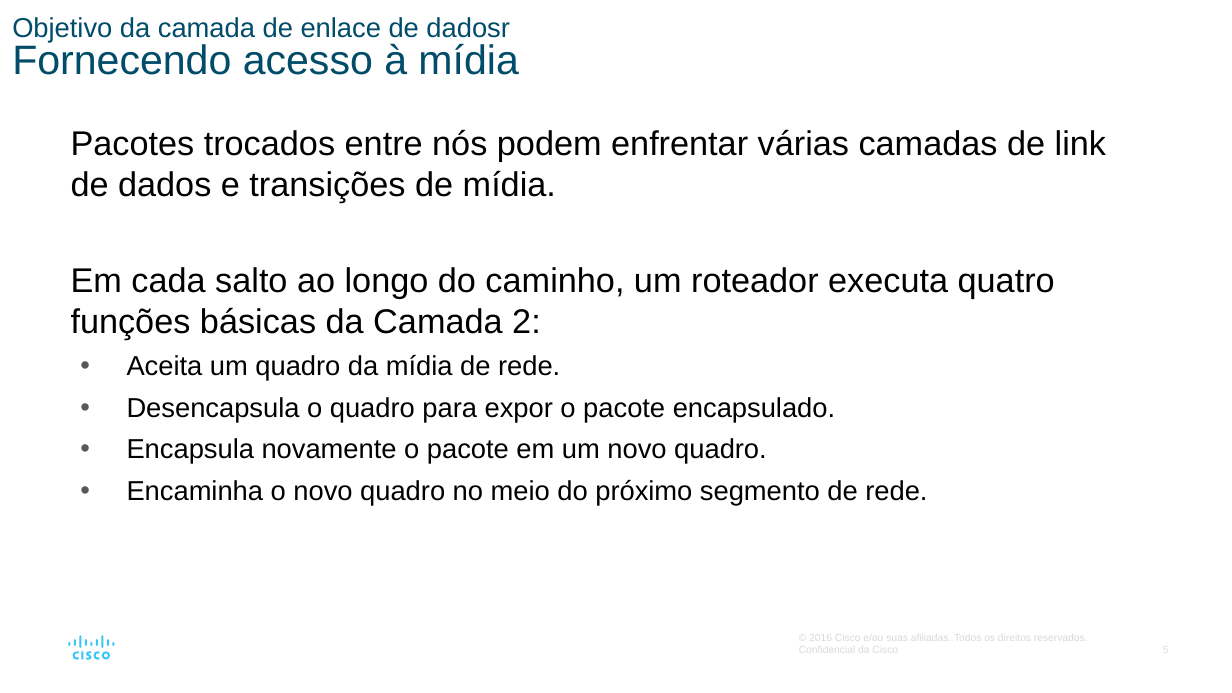
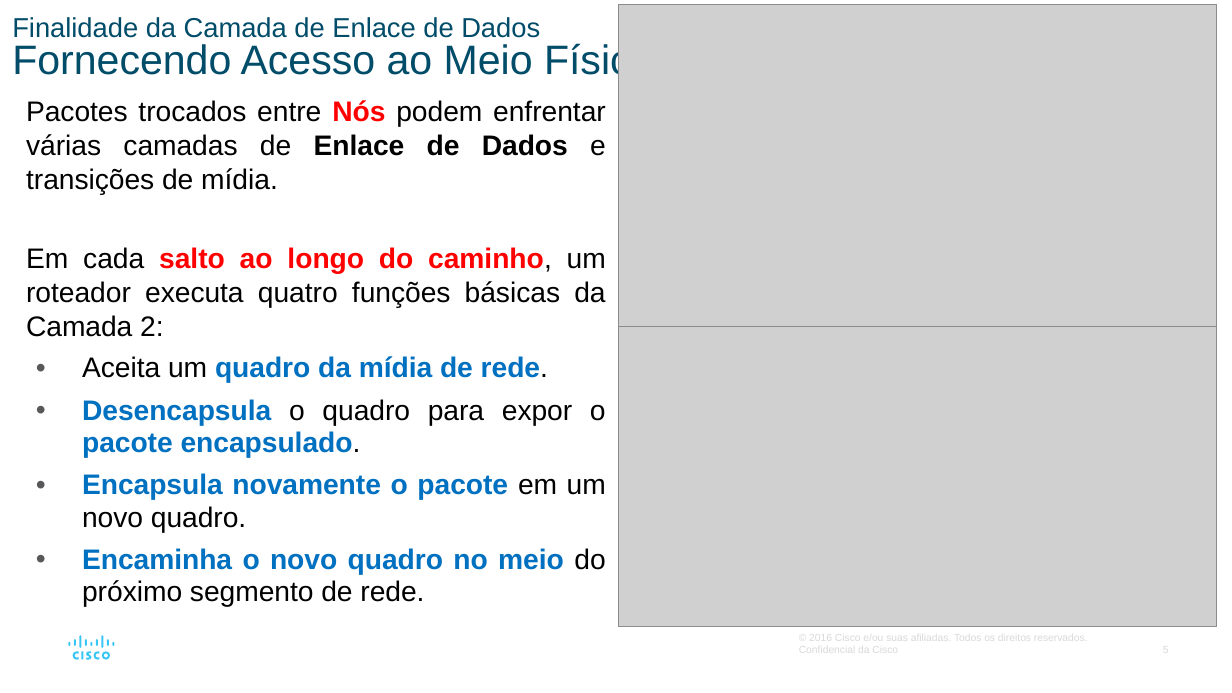
Before and after one commit to vaamonde/netacad, a slide deck: slide 5 of 02-CCNA-200-301-v7/01-CCNA-IntroducaoAsRedes-v7.02/01-Modulo01-PPTS/Modulo06-CamadaDeEnlace.pptx. Drawn at 1232x693 pixels with LibreOffice and Linux fonts; fonts in the diff are those of the drawing; grey boxes stand for pictures. Boxes give left, top, right and bottom in pixels: in the first picture for what was removed or moved away, otherwise in the second. Text is boxed around its words. In the diff, an @@ line names an element or a change of style, - is before the commit and + after.

```diff
--- a/02-CCNA-200-301-v7/01-CCNA-IntroducaoAsRedes-v7.02/01-Modulo01-PPTS/Modulo06-CamadaDeEnlace.pptx
+++ b/02-CCNA-200-301-v7/01-CCNA-IntroducaoAsRedes-v7.02/01-Modulo01-PPTS/Modulo06-CamadaDeEnlace.pptx
@@ title at bbox=[12, 17, 653, 82]: text changed @@
-Objetivo da camada de enlace de dadosr
-Fornecendo acesso à mídia
+Finalidade da Camada de Enlace de Dados
+Fornecendo Acesso ao Meio Físico
@@ picture added at bbox=[618, 5, 1217, 328] @@
@@ text "Pacotes trocados entre Nós podem ...": place and size @@
-text "Pacotes trocados entre Nós podem ..." at bbox=[71, 129, 1106, 505]
+text "Pacotes trocados entre Nós podem ..." at bbox=[26, 100, 606, 607]
@@ text at bbox=[26, 100, 606, 195]: text changed; size 20 to 16.5 pt @@
-Pacotes trocados entre nós podem enfrentar várias camadas de link de dados e transições de mídia.
+Pacotes trocados entre Nós podem enfrentar várias camadas de Enlace de Dados e transições de mídia.
@@ text at bbox=[26, 247, 606, 607]: size 20 to 16.5 pt in "Em cada salto ao longo do caminho, ..."; text colour #000000 to #FF0000 in "salto ao longo do caminho,"; bold on in "salto ao longo do caminho,", "quadro da mídia de rede.", "Desencapsula pacote encapsulado.", "Encapsula novamente o pacote" and 1 more places; size 16 to 16.5 pt in "Aceita um quadro da mídia de rede.", "Desencapsula o quadro para expor o pacote ...", "Encapsula novamente o pacote em um novo ...", "Encaminha o novo quadro no meio do ..."; text colour #000000 to #0070C0 in "quadro da mídia de rede.", "Desencapsula pacote encapsulado.", "Encapsula novamente o pacote", "Encaminha o novo quadro no meio"; alignment left to justified @@
@@ picture added at bbox=[618, 326, 1217, 627] @@
```
Also in this commit, not shown: 17 other slides changed, 3 other files.
